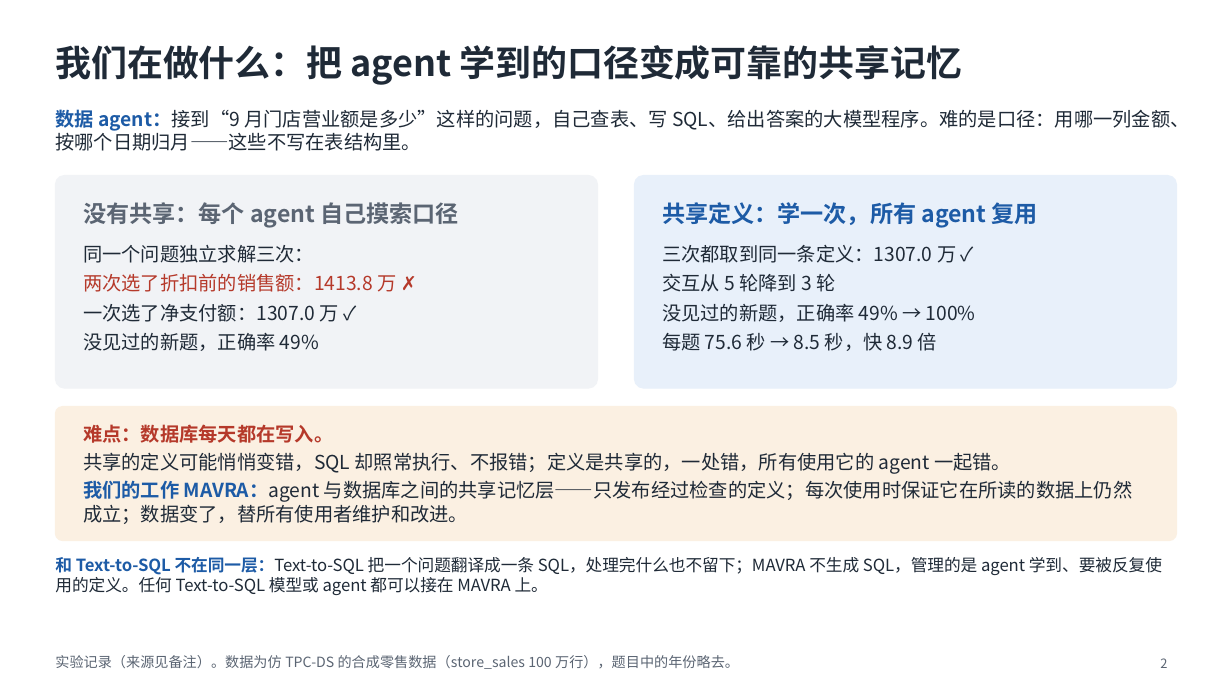
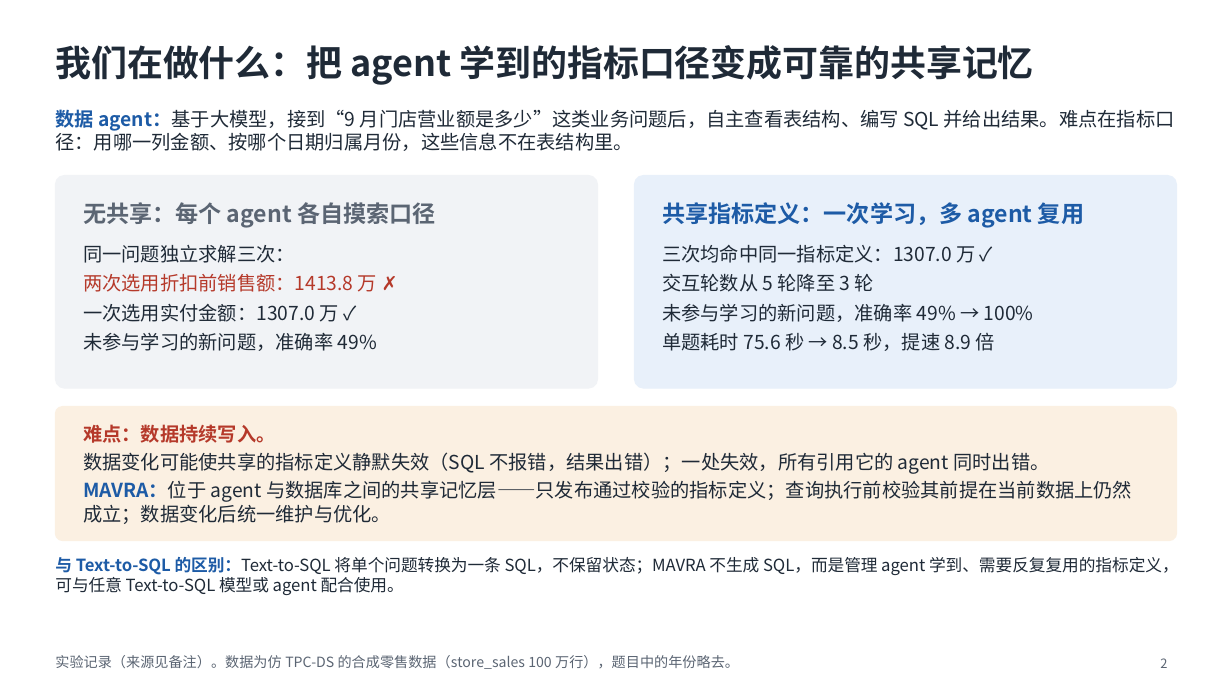
Before and after one commit to mmmttt000045/agent4db-adapter, a slide deck: slide 2 of docs/mavra-system.pptx. Drawn at 1232x693 pixels with LibreOffice and Linux fonts; fonts in the diff are those of the drawing. Boxes give left, top, right and bottom in pixels: in the first picture for what was removed or moved away, otherwise in the second. Text is boxed around its words. In the diff, an @@ line names an element or a change of style, - is before the commit and + after.

```diff
--- a/docs/mavra-system.pptx
+++ b/docs/mavra-system.pptx
@@ title at box(55, 45, 1034, 85): text changed @@
-我们在做什么：把 agent 学到的口径变成可靠的共享记忆
+我们在做什么：把 agent 学到的指标口径变成可靠的共享记忆
@@ text at box(55, 106, 1175, 151): text changed @@
-数据 agent：接到“9 月门店营业额是多少”这样的问题，自己查表、写 SQL、给出答案的大模型程序。难的是口径：用哪一列金额、按哪个日期归月——这些不写在表结构里。
+数据 agent：基于大模型，接到“9 月门店营业额是多少”这类业务问题后，自主查看表结构、编写 SQL 并给出结果。难点在指标口径：用哪一列金额、按哪个日期归属月份，这些信息不在表结构里。
@@ text at box(83, 202, 436, 227): text changed @@
-没有共享：每个 agent 自己摸索口径
+无共享：每个 agent 各自摸索口径
@@ text at box(662, 202, 1084, 227): text changed @@
-共享定义：学一次，所有 agent 复用
+共享指标定义：一次学习，多 agent 复用
@@ text at box(83, 245, 377, 351): text changed @@
-同一个问题独立求解三次：
-两次选了折扣前的销售额：1413.8 万 ✗
-一次选了净支付额：1307.0 万 ✓
-没见过的新题，正确率 49%
+同一问题独立求解三次：
+两次选用折扣前销售额：1413.8 万 ✗
+一次选用实付金额：1307.0 万 ✓
+未参与学习的新问题，准确率 49%
@@ text at box(662, 245, 1034, 351): text changed @@
-三次都取到同一条定义：1307.0 万 ✓
-交互从 5 轮降到 3 轮
-没见过的新题，正确率 49% → 100%
-每题 75.6 秒 → 8.5 秒，快 8.9 倍
+三次均命中同一指标定义：1307.0 万 ✓
+交互轮数从 5 轮降至 3 轮
+未参与学习的新问题，准确率 49% → 100%
+单题耗时 75.6 秒 → 8.5 秒，提速 8.9 倍
@@ text at box(83, 424, 1132, 524): text changed @@
-难点：数据库每天都在写入。
-共享的定义可能悄悄变错，SQL 却照常执行、不报错；定义是共享的，一处错，所有使用它的 agent 一起错。
-我们的工作 MAVRA：agent 与数据库之间的共享记忆层——只发布经过检查的定义；每次使用时保证它在所读的数据上仍然成立；数据变了，替所有使用者维护和改进。
+难点：数据持续写入。
+数据变化可能使共享的指标定义静默失效（SQL 不报错，结果出错）；一处失效，所有引用它的 agent 同时出错。
+MAVRA：位于 agent 与数据库之间的共享记忆层——只发布通过校验的指标定义；查询执行前校验其前提在当前数据上仍然成立；数据变化后统一维护与优化。
@@ text at box(55, 557, 1179, 595): text changed @@
-和 Text-to-SQL 不在同一层：Text-to-SQL 把一个问题翻译成一条 SQL，处理完什么也不留下；MAVRA 不生成 SQL，管理的是 agent 学到、要被反复使用的定义。任何 Text-to-SQL 模型或 agent 都可以接在 MAVRA 上。
+与 Text-to-SQL 的区别：Text-to-SQL 将单个问题转换为一条 SQL，不保留状态；MAVRA 不生成 SQL，而是管理 agent 学到、需要反复复用的指标定义，可与任意 Text-to-SQL 模型或 agent 配合使用。
```
Also in this commit, not shown: 7 other slides changed, 12 other files.
